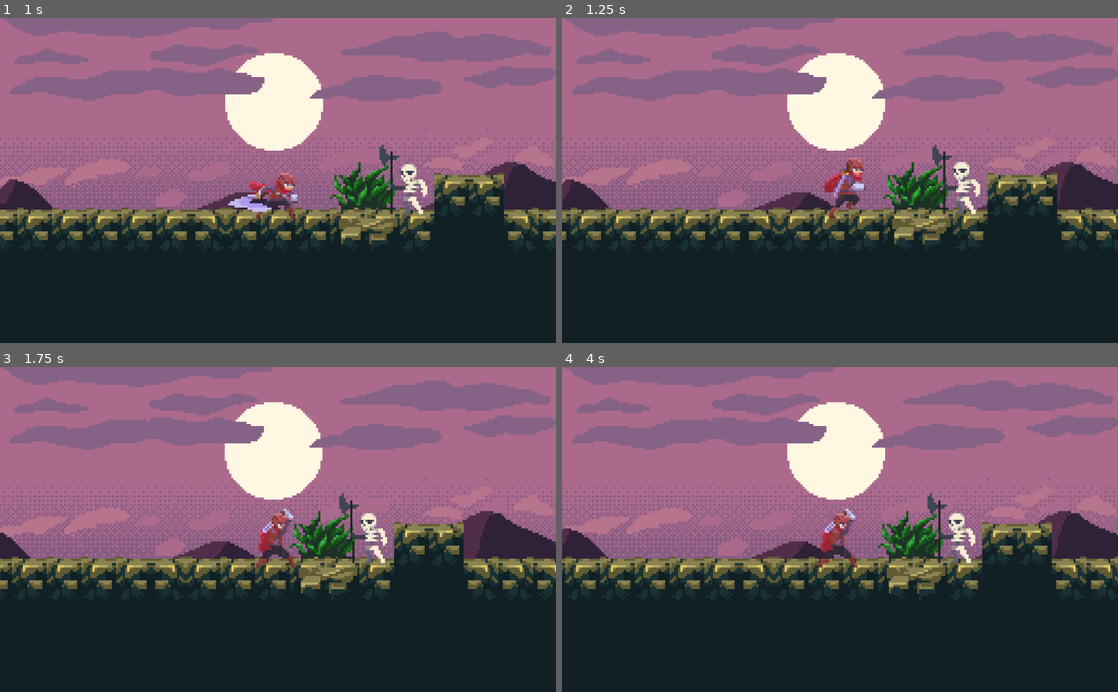
Above: before the commit, frames 1-4 (two rows, left to right).
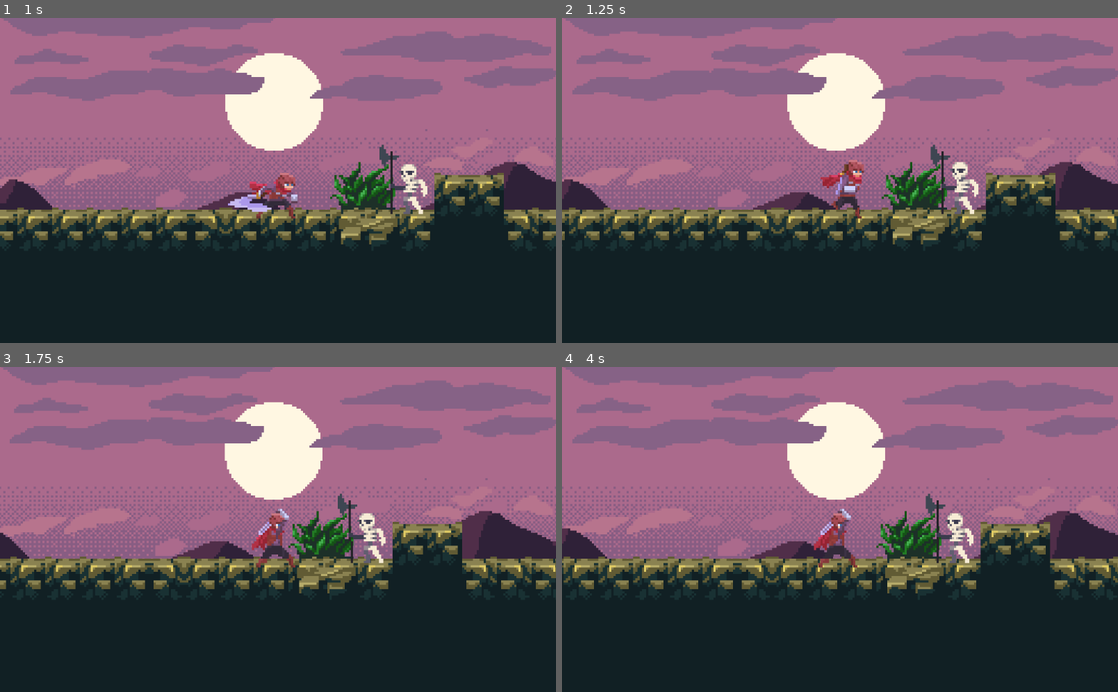
Above: after the commit, the same moments.

Repository: emanu-dev/godot-platform-prototype
Game: Godot game, scene res://Sandbox.tscn
Same seed, same stepped clock (60 frames per second), same inputs: the game is played once before the commit and once after it.
Inputs:
- Up to frame 1 (1 s): tap Enter (ui_accept) at 0.5, 0.77 s; hold Right (ui_right) from 0.53 s (still down)
- Up to frame 2 (1.25 s): keep holding Right (ui_right)
- Up to frame 3 (1.75 s): keep holding Right (ui_right); tap Enter (ui_accept) at 1.52 s
- Up to frame 4 (4 s): release Right (ui_right) at 2.03 s; hold Left (ui_left) 2.03-2.78 s; hold Right (ui_right) from 2.78 s (still down); tap Enter (ui_accept) at 3.02, 3.77 s

Frame 1 is identical in both runs. In frame 2, 3.6% of the frame differs, in the area x 0-100%, y 38-70%; in frame 3, 3.4%; in frame 4, 3.5%.

Commit message:
Revamp player animation play

Diff:
--- a/PlayerBehavior.gd
+++ b/PlayerBehavior.gd
@@ -76,6 +76,9 @@
 		_set_damage_box_disabled(true)
 		apply_motion()
 
+func play_anim(anim):
+	animPlayer.play(anim)
+
 ################ PRIVATE FUNCTIONS #######################
 func _reset_gravity_modifier():
 	gravityModifier = 1
--- a/PlayerStates.gd
+++ b/PlayerStates.gd
@@ -109,21 +109,21 @@
 func _enter_state(new_state, old_state):
 	match new_state:
 		states.idle:
-			parent.currentAnimation = "Idle"
+			parent.play_anim("Idle")
 		states.walk:
-			parent.currentAnimation = "Run"
+			parent.play_anim("Run")
 		states.jump:
-			parent.currentAnimation = "Jump"
+			parent.play_anim("Jump")
 		states.fall:
-			parent.currentAnimation = "Fall"
+			parent.play_anim("Fall")
 		states.duck:
-			parent.currentAnimation = "Duck"
+			parent.play_anim("Duck")
 		states.attack:
-			parent.currentAnimation = "Attack"
+			parent.play_anim("Attack")
 		states.idleOffense:
-			parent.currentAnimation = "IdleOffense"
+			parent.play_anim("IdleOffense")
 		states.hurt:
-			parent.currentAnimation = "Hurt"
+			parent.play_anim("Hurt")
 	pass
 
 func _exit_state(old_state, new_state):
